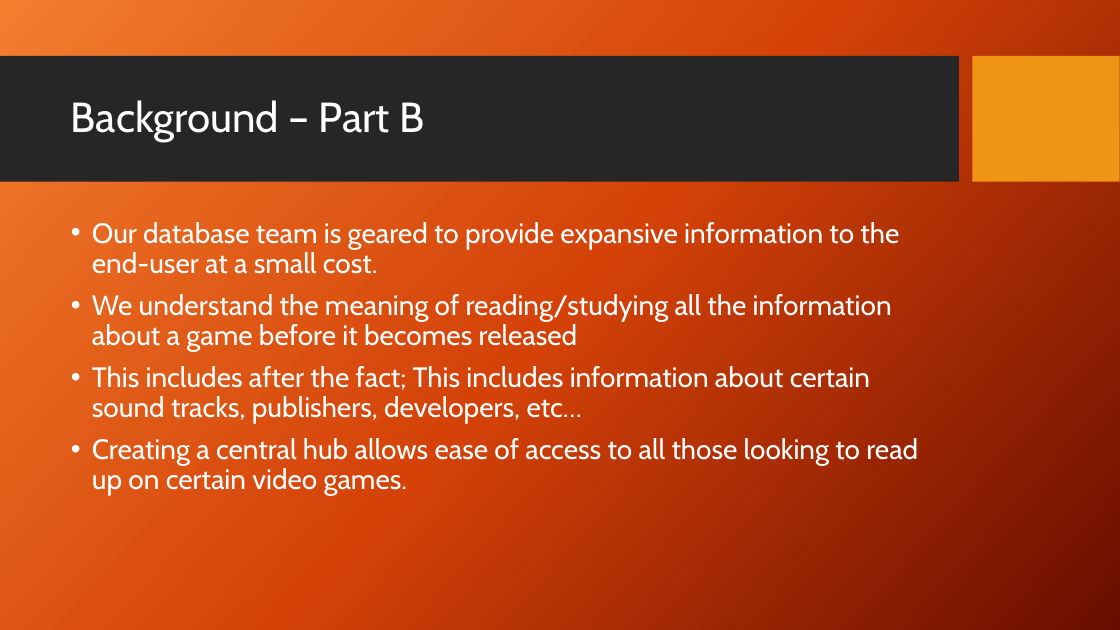
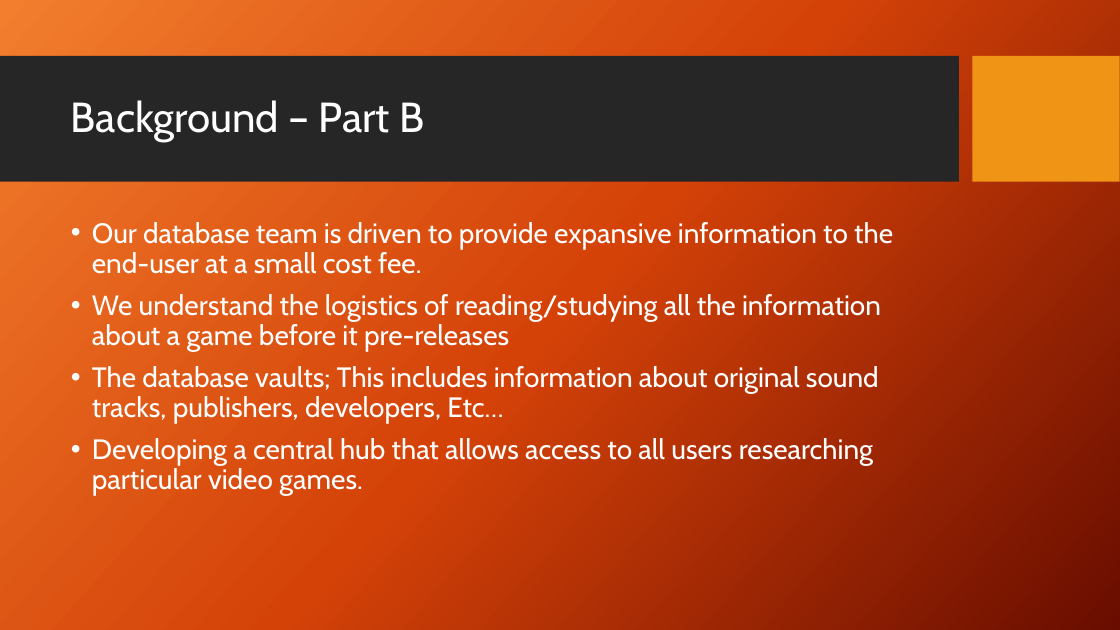
Before and after one commit to xCAMELZx/CSE572, a slide deck: slide 3 of Project/Game_Database_Project.pptx. Drawn at 1120x630 pixels with LibreOffice and Linux fonts; fonts in the diff are those of the drawing; background and template pictures are left out. Boxes give left, top, right and bottom in pixels: in the first picture for what was removed or moved away, otherwise in the second. Text is boxed around its words. In the diff, an @@ line names an element or a change of style, - is before the commit and + after.

Commit message:
push

```diff
--- a/Project/Game_Database_Project.pptx
+++ b/Project/Game_Database_Project.pptx
@@ text at (92, 222, 893, 496): text changed @@
-• Our database team is geared to provide expansive information to the end-user at a small cost.
-• We understand the meaning of reading/studying all the information about a game before it becomes released
-• This includes after the fact; This includes information about certain sound tracks, publishers, developers, etc…
-• Creating a central hub allows ease of access to all those looking to read up on certain video games.
+• Our database team is driven to provide expansive information to the end-user at a small cost fee.
+• We understand the logistics of reading/studying all the information about a game before it pre-releases
+• The database vaults; This includes information about original sound tracks, publishers, developers, Etc…
+• Developing a central hub that allows access to all users researching particular video games.
```
Also in this commit, not shown: 3 other slides changed.
